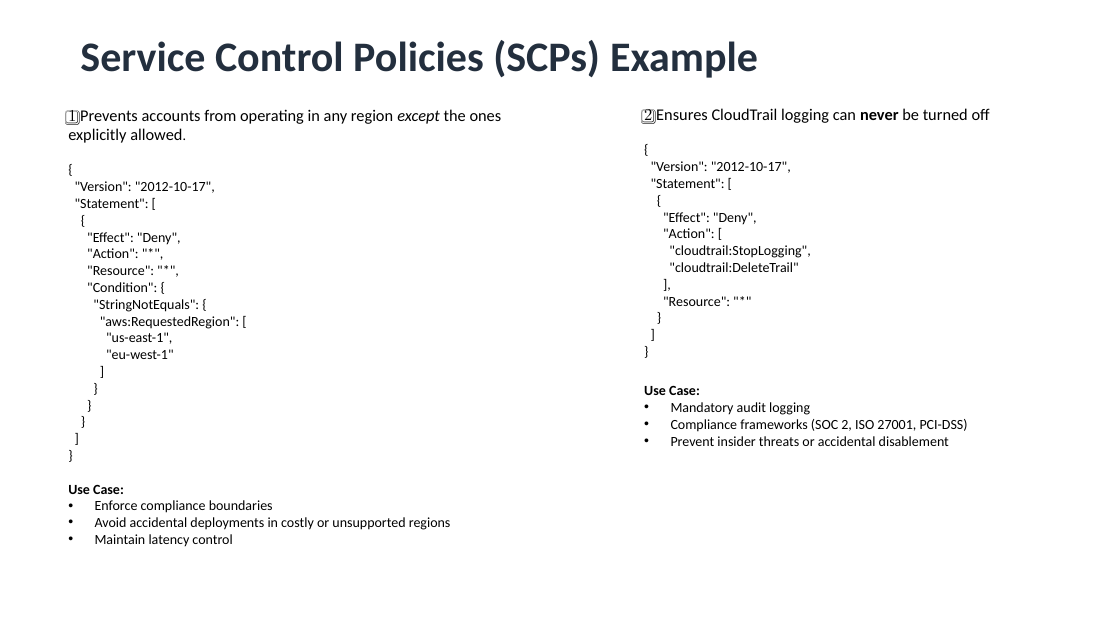
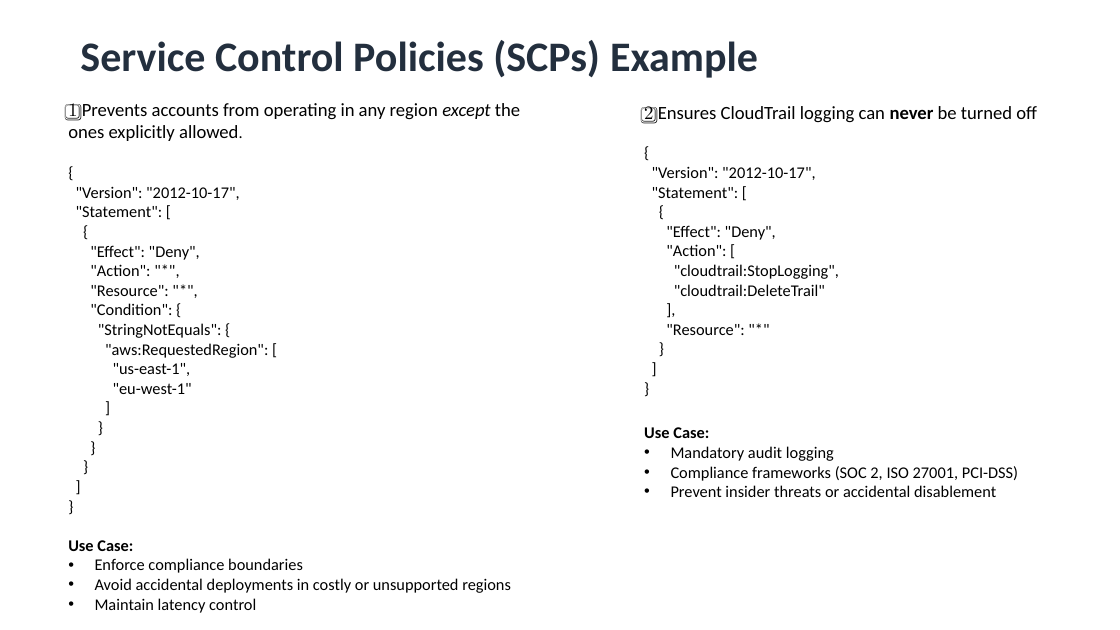
Before and after one commit to Adish786/PPMCAD13, a slide deck: slide 8 of AWS/Multi_Account_Governance&AWS_Control_Tower.pptx. Drawn at 1120x630 pixels with LibreOffice and Linux fonts; fonts in the diff are those of the drawing. Boxes give left, top, right and bottom in pixels: in the first picture for what was removed or moved away, otherwise in the second. Text is boxed around its words. In the diff, an @@ line names an element or a change of style, - is before the commit and + after.

```diff
--- a/AWS/Multi_Account_Governance&AWS_Control_Tower.pptx
+++ b/AWS/Multi_Account_Governance&AWS_Control_Tower.pptx
@@ text "1️⃣ Prevents accounts from operating ..." at (68,103,520,613): size 14 to 16 pt in "1️⃣ Prevents accounts from operating in any ..."; size 12 to 14 pt in "allowed.", "{", ""Version": "2012-10-17",", ""Statement": [" and 19 more places @@
@@ text "2️⃣ Ensures CloudTrail logging can ..." at (644,106,1037,497): size 14 to 16 pt in "2️⃣ Ensures CloudTrail logging can never be ..."; size 12 to 14 pt in "{", ""Version": "2012-10-17",", ""Statement": [", "{" and 13 more places @@
```
Also in this commit, not shown: 9 other slides changed, 13 slides added, 1 other file.
